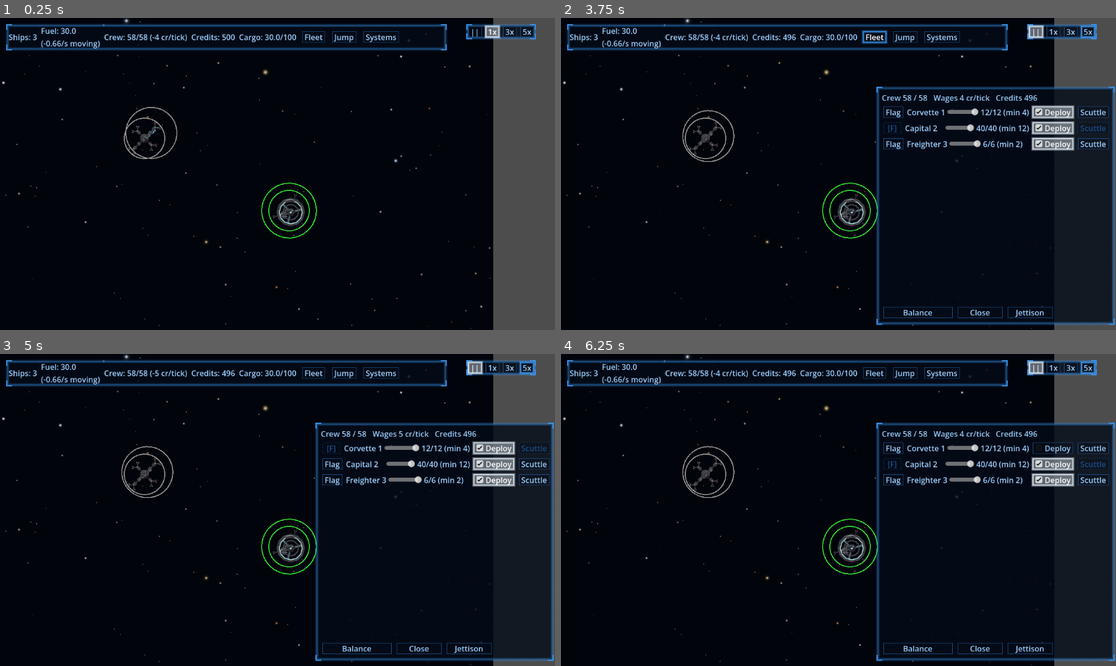
Above: before the commit, frames 1-4 (two rows, left to right).
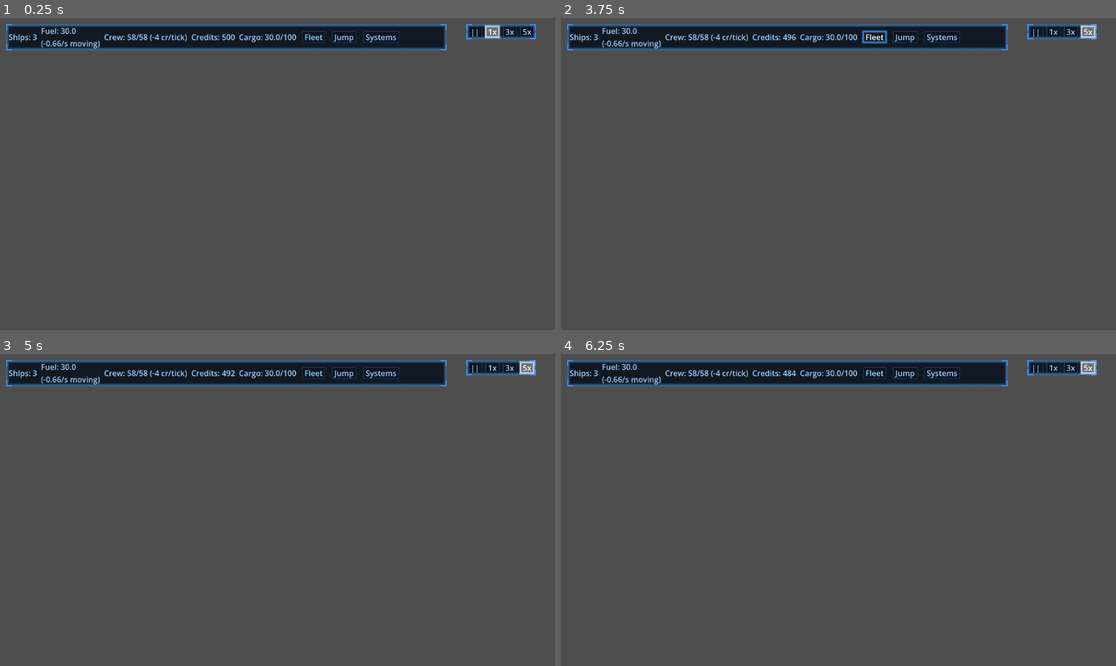
Above: after the commit, the same moments.

Repository: darthlemi/SpaceGame
Game: Godot game, scene res://scenes/campaign/campaign_scene.tscn
The game is run twice, just before and just after one commit, with the same random seed, the same clock (stepped at 60 frames per second) and the same inputs.
Inputs (mouse positions are in pixels of both pictures, inside the frame that each line leads up to):
- Up to frame 1 (0.25 s): no input
- Up to frame 2 (3.75 s): click "||" at 0.5 s; click "1x" at 1.25 s; click "3x" at 2 s; click "5x" at 2.75 s; click "Fleet" at 3.5 s
- Up to frame 3 (5 s): click (333, 447) at 4.25 s, where only the run before the commit has a clickable "Flag"
- Up to frame 4 (6.25 s): click (1054, 447) at 5 s, where only the run before the commit has a clickable "Deploy"; click (894, 463) at 5.75 s, where only the run before the commit has a clickable "Flag"

The runs differ from the first frame. In frame 1, 82% of the frame differs, in the area x 0-89%, y 0-100%; in frame 2, 91%; in frame 3, 91%; in frame 4, 91%, in the area x 0-100%, y 0-100%.
Error after the commit: Parse Error: Identifier "SceneryFolder" not declared in the current scope. (res://scripts/campaign/system_layer.gd:33)

Commit message:
Fix scenery rendering offset: editor viewport-outline center lands off-screen in-game
SceneryCanvas plans positions in a 3200x3200 world space and centers its visible-viewport
outline at (1024,1276)-(2176,1924), but SystemLayer.add_scenery rendered item["pos"] directly
with no camera and no offset against the actual 0,0-1152,648 visible screen. Offset by the same
centering SceneryCanvas uses so editor-placed scenery lands where the editor showed it would.

Co-Authored-By: Claude Sonnet 5 <noreply@anthropic.com>

Diff:
--- a/scripts/campaign/system_layer.gd
+++ b/scripts/campaign/system_layer.gd
@@ -17,18 +17,26 @@
 	add_child(node)
 	return node
 
-const FOLDER_BY_TYPE := {"planet": "planets", "asteroid": "asteroids"}
 # Layers at or before this draw before stations; later ones draw in front, matching the real
 # asset names (deep_background, mid_distance draw behind; foreground draws in front).
 const BEHIND_STATION_LAYERS := ["deep_background", "mid_distance"]
 
+# The editor's SceneryCanvas plans scenery in a 3200x3200 "world" space and outlines the
+# actually-visible 1152x648 campaign viewport centered in it (see scenery_canvas.gd). At
+# runtime SystemLayer sits at the scene origin with no camera, so a scenery item's world
+# position must be shifted back by that same centering offset to land where the editor
+# showed it would be visible.
+const SCENERY_SPACE := Vector2(3200.0, 3200.0)
+const SCENERY_VIEWPORT := Vector2(1152.0, 648.0)
+
 func add_scenery(item: Dictionary) -> Sprite2D:
-	var folder: String = FOLDER_BY_TYPE.get(item.get("type", ""), "")
+	var folder: String = SceneryFolder.type_to_folder(item.get("type", ""))
 	var path := "res://assets/sprites/backgrounds/%s/%s" % [folder, item.get("texture", "")]
 	var sprite := Sprite2D.new()
 	if folder != "" and ResourceLoader.exists(path):
 		sprite.texture = load(path)
-	sprite.position = Vector2(item["pos"][0], item["pos"][1])
+	var world_pos := Vector2(item["pos"][0], item["pos"][1])
+	sprite.position = world_pos - (SCENERY_SPACE - SCENERY_VIEWPORT) / 2.0
 	sprite.scale = Vector2.ONE * float(item.get("scale", 1.0))
 	if BEHIND_STATION_LAYERS.has(item.get("layer", "")):
 		add_child(sprite)
--- a/tests/test_campaign_layers.gd
+++ b/tests/test_campaign_layers.gd
@@ -194,11 +194,22 @@
 	tree.root.add_child(layer)
 	var behind := layer.add_scenery({"type": "planet", "texture": "planet_gas_purple.png", "pos": [100.0, 100.0], "scale": 3.0, "layer": "mid_distance"})
 	var front := layer.add_scenery({"type": "asteroid", "texture": "v1_round_a.png", "pos": [200.0, 200.0], "scale": 1.5, "layer": "foreground"})
+	# add_scenery offsets world positions by the same centering SceneryCanvas's viewport outline
+	# uses (see system_layer.gd's SCENERY_SPACE/SCENERY_VIEWPORT), so the resulting sprite
+	# position is the recipe's world pos minus that offset, not the raw world pos.
+	var offset: Vector2 = (SystemLayer.SCENERY_SPACE - SystemLayer.SCENERY_VIEWPORT) / 2.0
 	if behind == null or front == null:
 		failures.append("scenery layering: expected both sprites created")
-	elif behind.position != Vector2(100.0, 100.0) or front.position != Vector2(200.0, 200.0):
-		failures.append("scenery layering: expected sprites at their recipe position, got %s / %s" % [behind.position, front.position])
+	elif behind.position != Vector2(100.0, 100.0) - offset or front.position != Vector2(200.0, 200.0) - offset:
+		failures.append("scenery layering: expected sprites at their recipe position minus the viewport-centering offset, got %s / %s" % [behind.position, front.position])
 	elif layer.get_children().find(front) <= layer.get_children().find(behind):
 		failures.append("scenery layering: expected the foreground sprite added after the mid_distance one")
+	# (1600, 1600) is the center of SceneryCanvas's drawn viewport outline in its 3200x3200
+	# world space, matching MapEditModel.NEW_SCENERY_POS -- a scenery item placed there (the
+	# default for a freshly-placed item) must render at the center of the actual visible
+	# 1152x648 screen, not at raw world coordinates.
+	var centered := layer.add_scenery({"type": "planet", "texture": "planet_gas_purple.png", "pos": [1600.0, 1600.0], "scale": 1.0, "layer": "foreground"})
+	if centered == null or centered.position.distance_to(Vector2(576.0, 324.0)) >= 1.0:
+		failures.append("scenery layering: expected a scenery item placed at the editor's viewport-outline center to render near screen center (576, 324), got %s" % [centered.position if centered != null else null])
 	layer.queue_free()
 	await tree.process_frame
